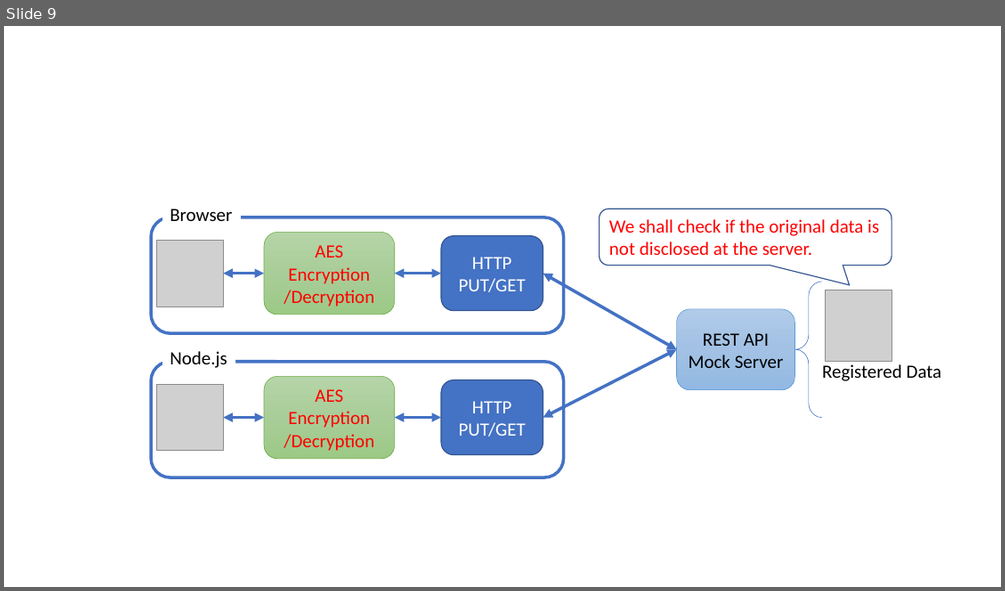
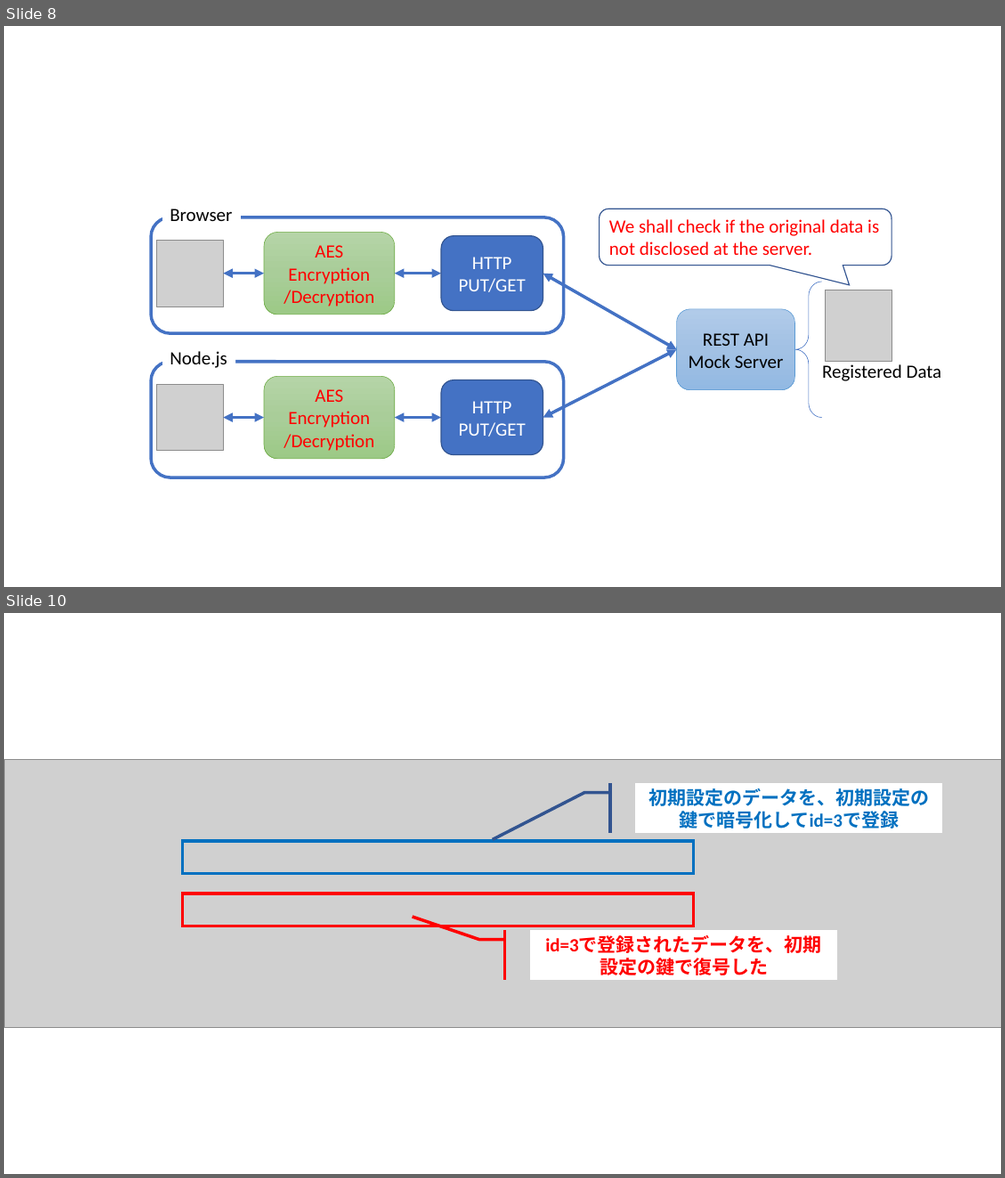
Before and after one commit to junkurihara/class-e2e_security_js, a slide deck: slides/Figs/images.pptx. Shown one above the other, each under a label of ours: slide 9 before the commit, slides 8 and 10 after it; the slides between them are not shown. The pictures are 1005x591 and 1005x1178 pixels, drawn with LibreOffice and Linux fonts; fonts in the diff are those of the drawing; grey boxes stand for pictures. Boxes give left, top, right and bottom in pixels: in the first picture for what was removed or moved away, otherwise in the second. Text is boxed around its words. In the diff, an @@ line names an element or a change of style, - is before the commit and + after.

```diff
--- a/slides/Figs/images.pptx
+++ b/slides/Figs/images.pptx
@@ slide 10 added at (4, 613, 1001, 1174), background #FFFFFF @@
@@ picture added at (4, 760, 1001, 1027) @@
@@ accent callout added at (636, 784, 942, 834), fill #FFFFFF, outline #325491 3 pt, 18 pt, text #0070C0, bold @@
+初期設定のデータを、初期設定の鍵で暗号化してid=3で登録
@@ rectangle added at (182, 841, 694, 873), outline #0070C0 3 pt @@
@@ rectangle added at (182, 893, 694, 925), outline #FF0000 3 pt @@
@@ accent callout added at (531, 930, 837, 981), fill #FFFFFF, outline #FF0000 3 pt, 18 pt, text #FF0000, bold @@
+id=3で登録されたデータを、初期設定の鍵で復号した
@@ what was slide 9 is now slide 8 @@
```
Also in this commit, not shown: 3 other slides added, 1 slide removed, 6 other files.
